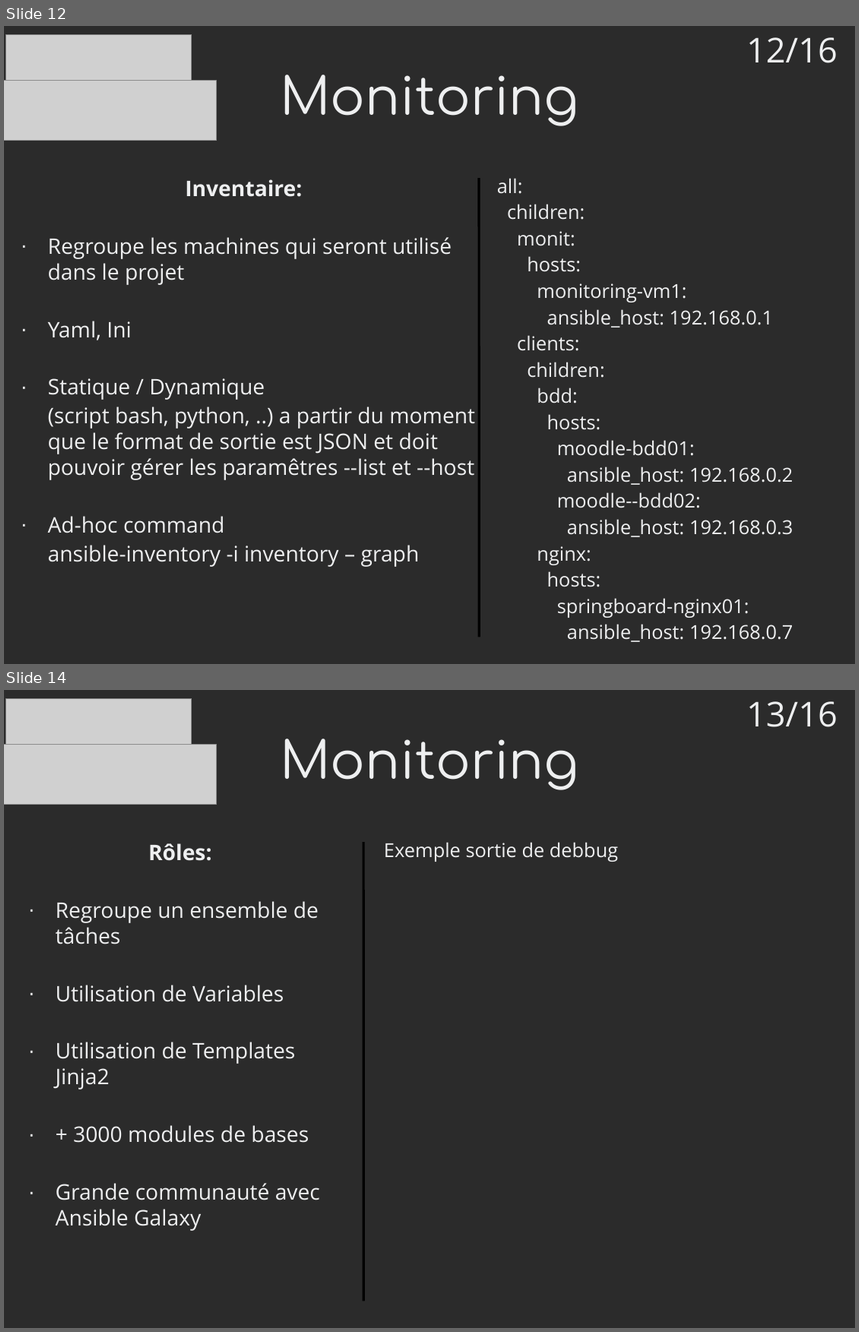
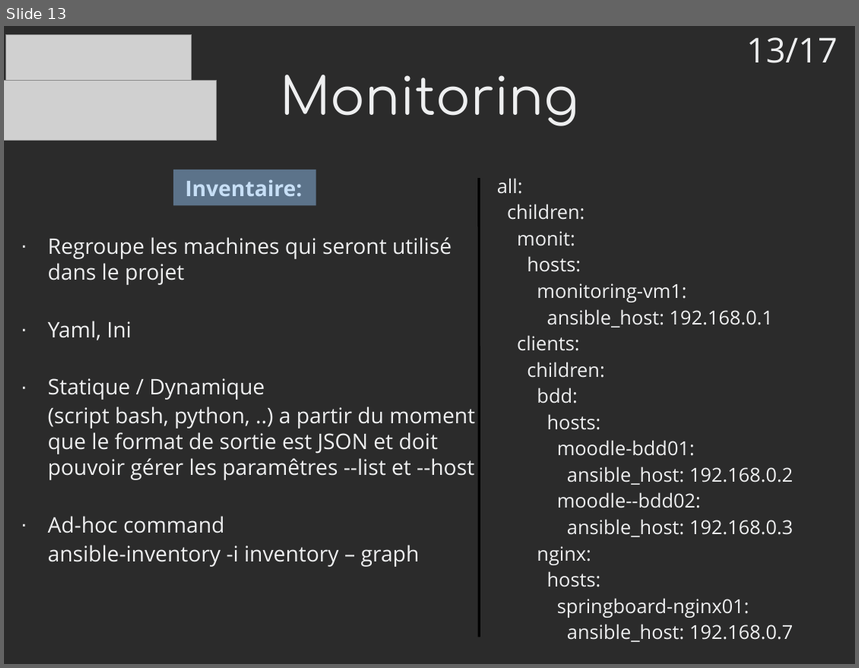
Before and after one commit to mrwormo/rapport_de_stage, a slide deck: files/prez.odp. Shown one above the other, each under a label of ours: slides 12 and 14 before the commit, slide 13 after it; the slides between them are not shown. The pictures are 859x1332 and 859x668 pixels, drawn with LibreOffice and Linux fonts; fonts in the diff are those of the drawing; grey boxes stand for pictures; background and template pictures are left out; a plain dark background stands for a picture behind light text. Boxes give left, top, right and bottom in pixels: in the first picture for what was removed or moved away, otherwise in the second. Text is boxed around its words. In the diff, an @@ line names an element or a change of style, - is before the commit and + after.

```diff
--- a/files/prez.odp
+++ b/files/prez.odp
@@ slide 14 removed at <box>4,690,855,1328</box>, background picture (left out) @@
@@ picture removed at <box>6,698,192,752</box> @@
@@ text removed at <box>747,701,838,727</box> @@
-13/16
@@ picture removed at <box>4,745,218,804</box> @@
@@ title removed at <box>280,739,579,790</box> @@
-Monitoring
@@ text removed at <box>56,844,320,1231</box> @@
-Rôles:
-· Regroupe un ensemble de tâches
-· Utilisation de Variables
-· Utilisation de Templates Jinja2
-· + 3000 modules de bases
-· Grande communauté avec Ansible Galaxy
@@ line removed from (364, 842) to (364, 1302) @@
@@ text removed at <box>384,842,618,862</box> @@
-Exemple sortie de debbug
@@ what was slide 12 is now slide 13 @@
@@ slide 13 changed as well @@
@@ text at <box>747,37,838,63</box>: text changed @@
-12/16
+13/17
@@ rectangle added at <box>173,170,316,206</box>, fill #99CCFF at 45% opacity @@
```
Also in this commit, not shown: 13 other slides changed, 2 slides added, 2 other slides removed, 2 other files.
